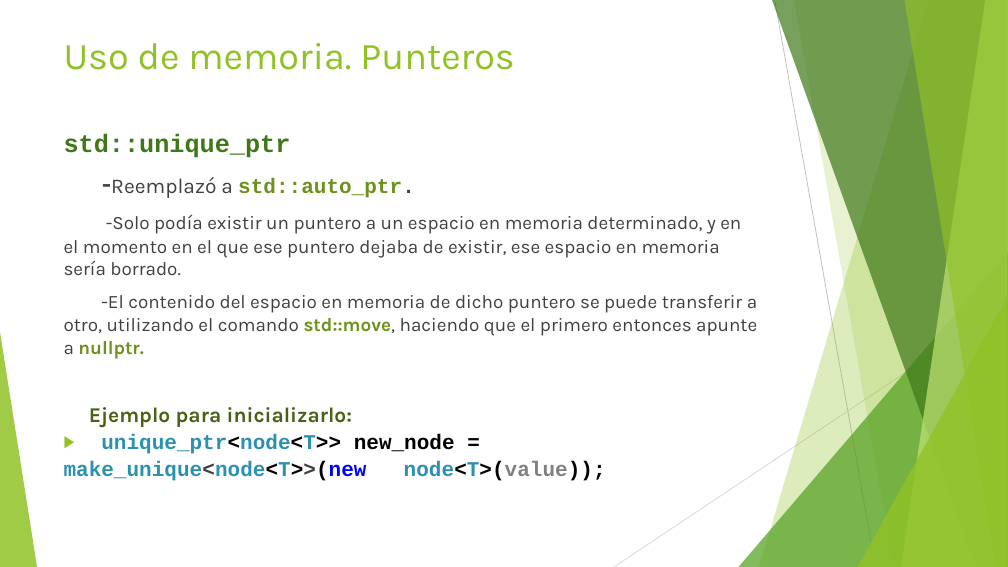
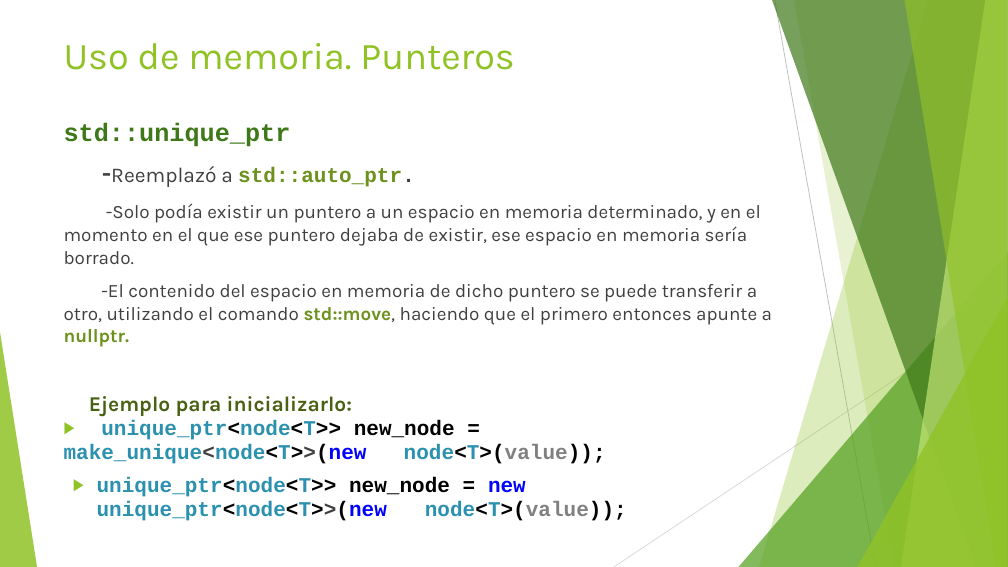
Before and after one commit to AleEscGir/Linked-List, a slide deck: slide 7 of C++11,C++14.pptx. Drawn at 1008x567 pixels with LibreOffice and Linux fonts; fonts in the diff are those of the drawing. Boxes give left, top, right and bottom in pixels: in the first picture for what was removed or moved away, otherwise in the second. Text is boxed around its words. In the diff, an @@ line names an element or a change of style, - is before the commit and + after.

```diff
--- a/C++11,C++14.pptx
+++ b/C++11,C++14.pptx
@@ text "std::unique_ptr": place and size @@
-text "std::unique_ptr" at (64, 134, 757, 481)
+text "std::unique_ptr" at (64, 122, 772, 521)
@@ text at (64, 420, 606, 464): line spacing 1.07 to 0.97 @@
@@ text at (97, 477, 627, 521): paragraph added @@
+  ▶ unique_ptr<node<T>> new_node = new unique_ptr<node<T>>(new node<T>(value));
```
Also in this commit, not shown: 2 other slides changed, 1 other file.
